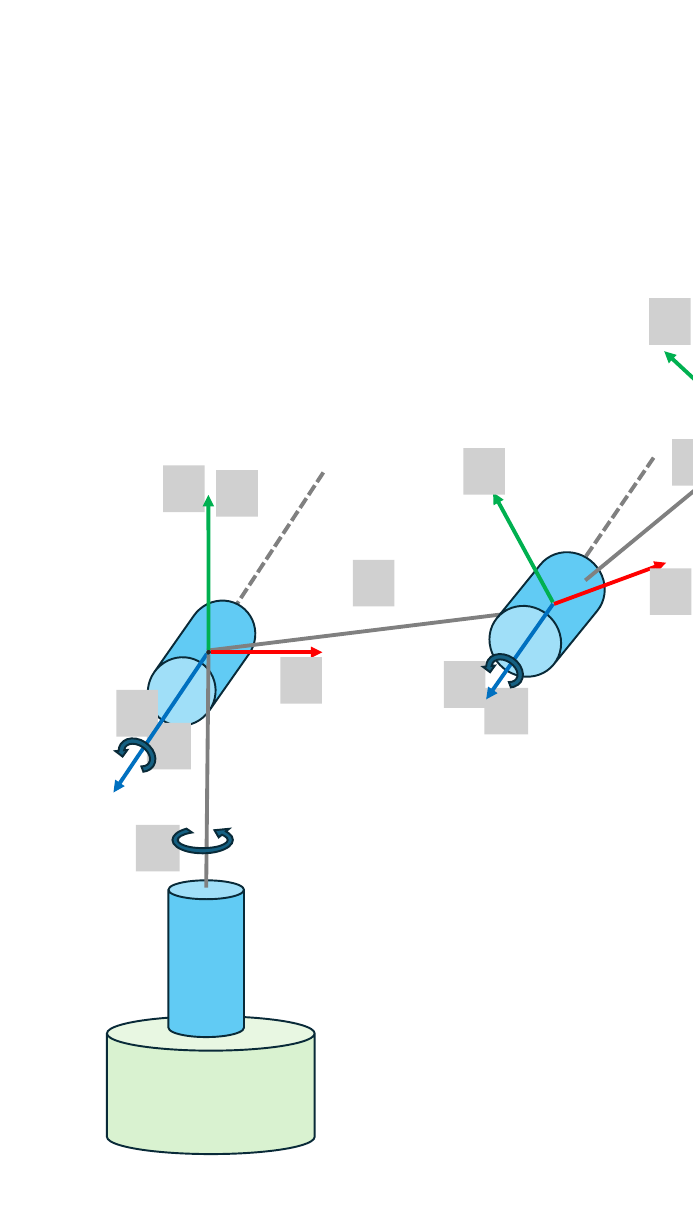
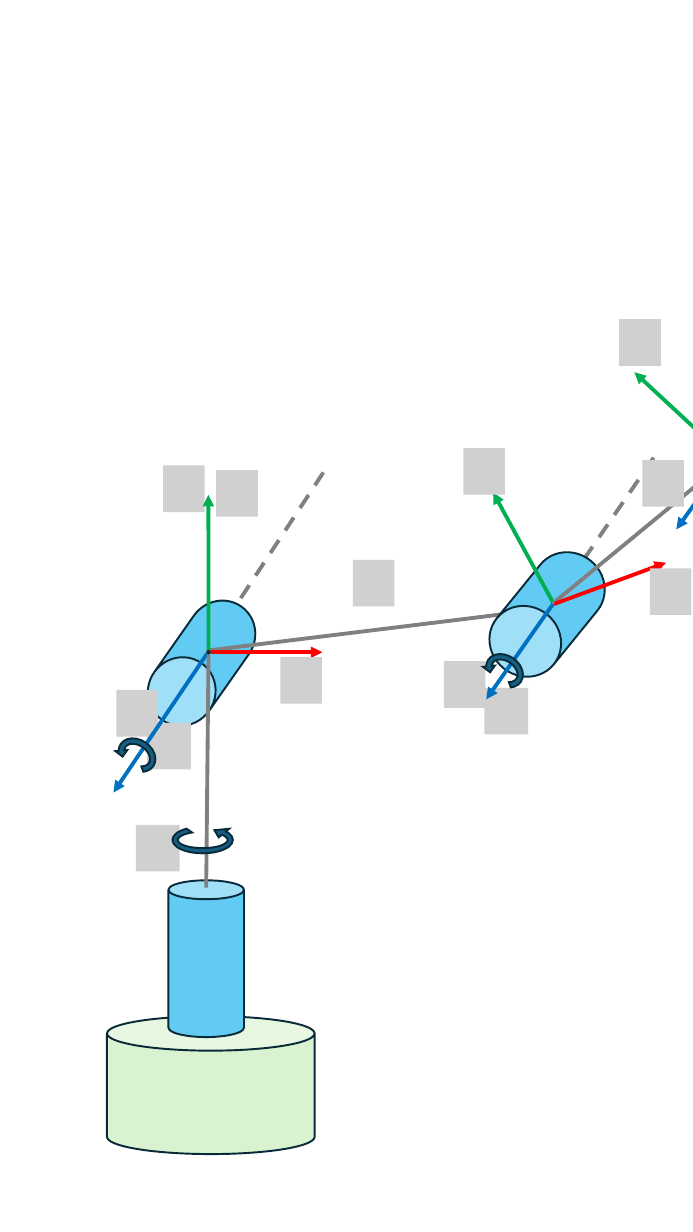
Before and after one commit to iocroblab/from_code_to_robot, a slide deck: slide 22 of robotics/Resources/Images/Robot images.pptx. Drawn at 693x1232 pixels with LibreOffice and Linux fonts; fonts in the diff are those of the drawing; grey boxes stand for pictures; background and template pictures are left out. Boxes give left, top, right and bottom in pixels: in the first picture for what was removed or moved away, otherwise in the second. Text is boxed around its words. In the diff, an @@ line names an element or a change of style, - is before the commit and + after.

```diff
--- a/robotics/Resources/Images/Robot images.pptx
+++ b/robotics/Resources/Images/Robot images.pptx
@@ picture removed at (649,298,690,345) @@
@@ picture added at (619,319,661,365) @@
@@ arrow moved from (693, 436) - (664, 351) to (693, 457) - (635, 372) @@
@@ picture removed at (673,439,693,485) @@
@@ line moved from (693, 436) - (585, 580) to (693, 457) - (555, 602) @@
@@ picture added at (642,460,684,506) @@
@@ arrow added from (693, 459) to (676, 529), #0070C0 3 pt @@
```
Also in this commit, not shown: 3 other files.
